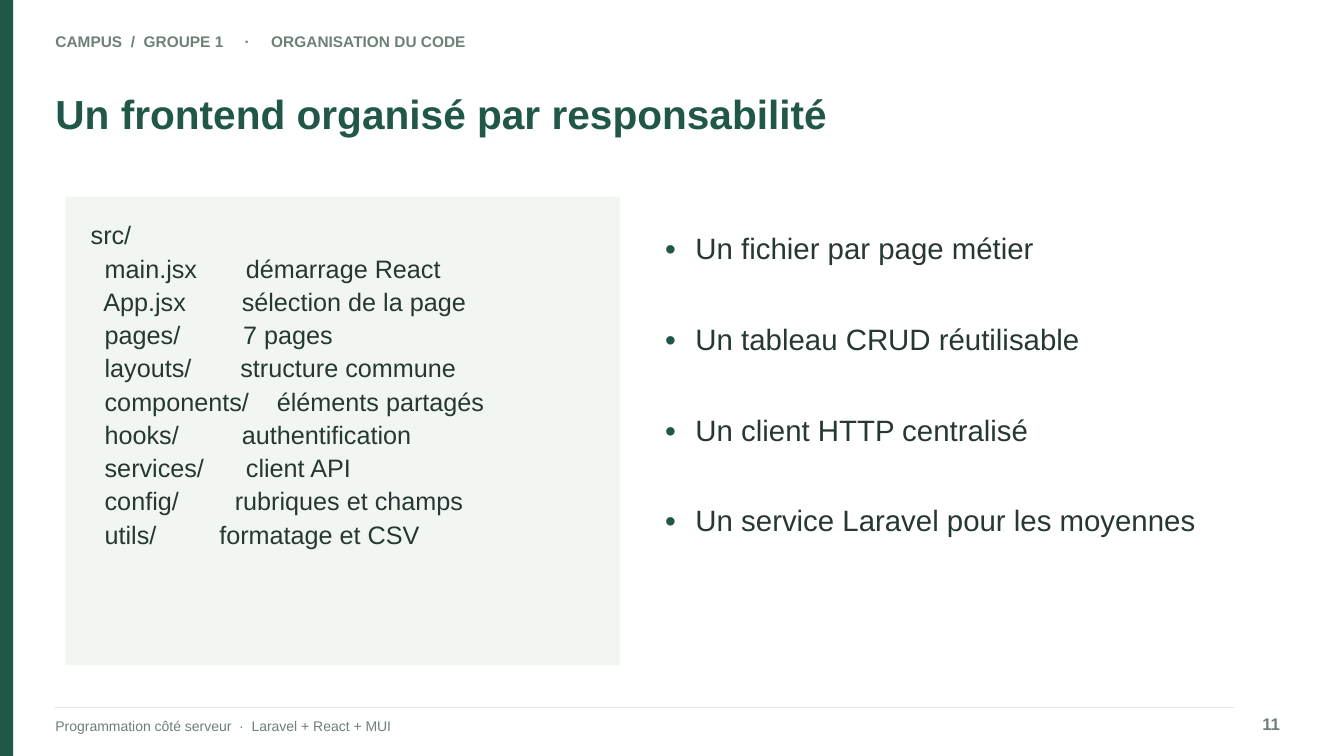
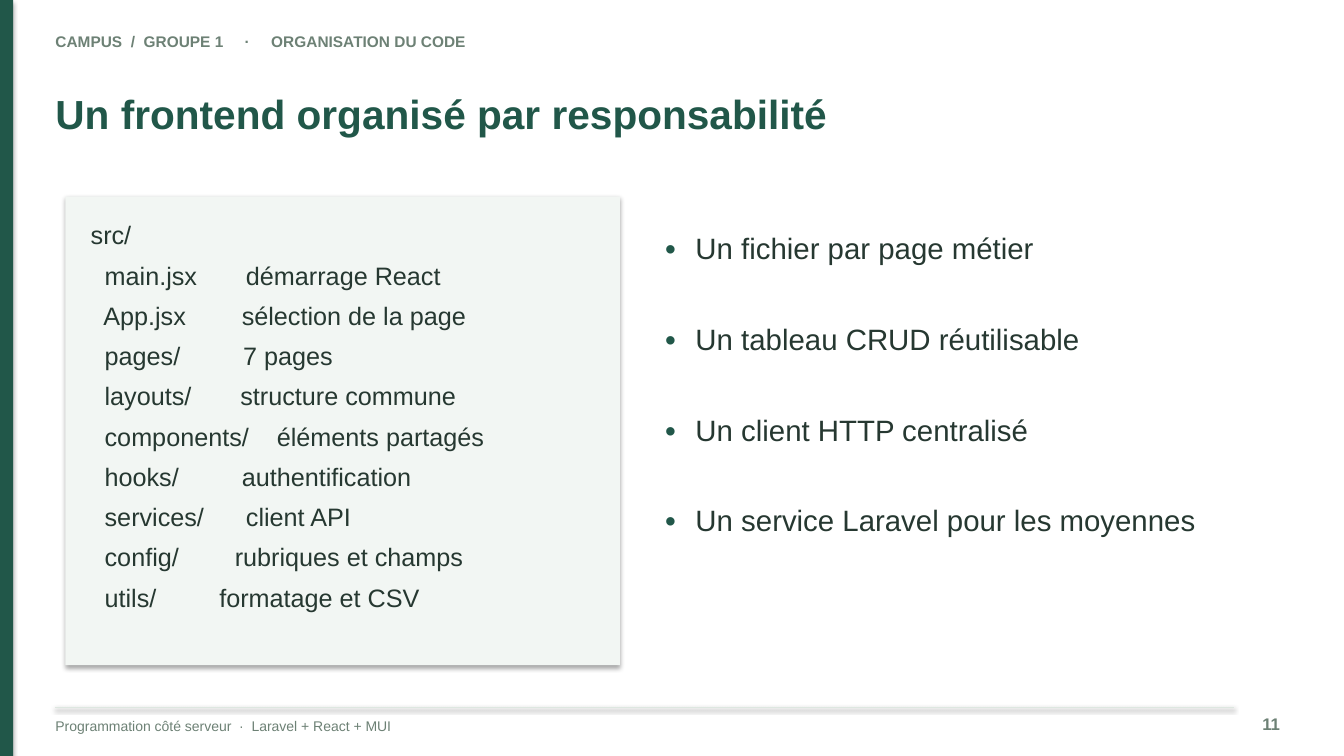
Before and after one commit to pierrechannel/GESTION-DES-ETUDIANTS, a slide deck: slide 11 of docs/Soutenance_Groupe_1_Gestion_Etudiants.pptx. Drawn at 1344x756 pixels with LibreOffice and Linux fonts; fonts in the diff are those of the drawing. Boxes give left, top, right and bottom in pixels: in the first picture for what was removed or moved away, otherwise in the second. Text is boxed around its words. In the diff, an @@ line names an element or a change of style, - is before the commit and + after.

```diff
--- a/docs/Soutenance_Groupe_1_Gestion_Etudiants.pptx
+++ b/docs/Soutenance_Groupe_1_Gestion_Etudiants.pptx
@@ rectangle at (0, 0, 13, 756): shadow on @@
@@ rectangle added at (0, 0, 1344, 756), fill #FFFFFF @@
@@ rectangle at (66, 197, 620, 665): shadow on @@
@@ more space between paragraphs in 3 elements at (55, 720, 392, 734), (1262, 718, 1280, 730), (91, 225, 484, 612) @@
```
Also in this commit, not shown: 15 other slides changed, 7 other files.
